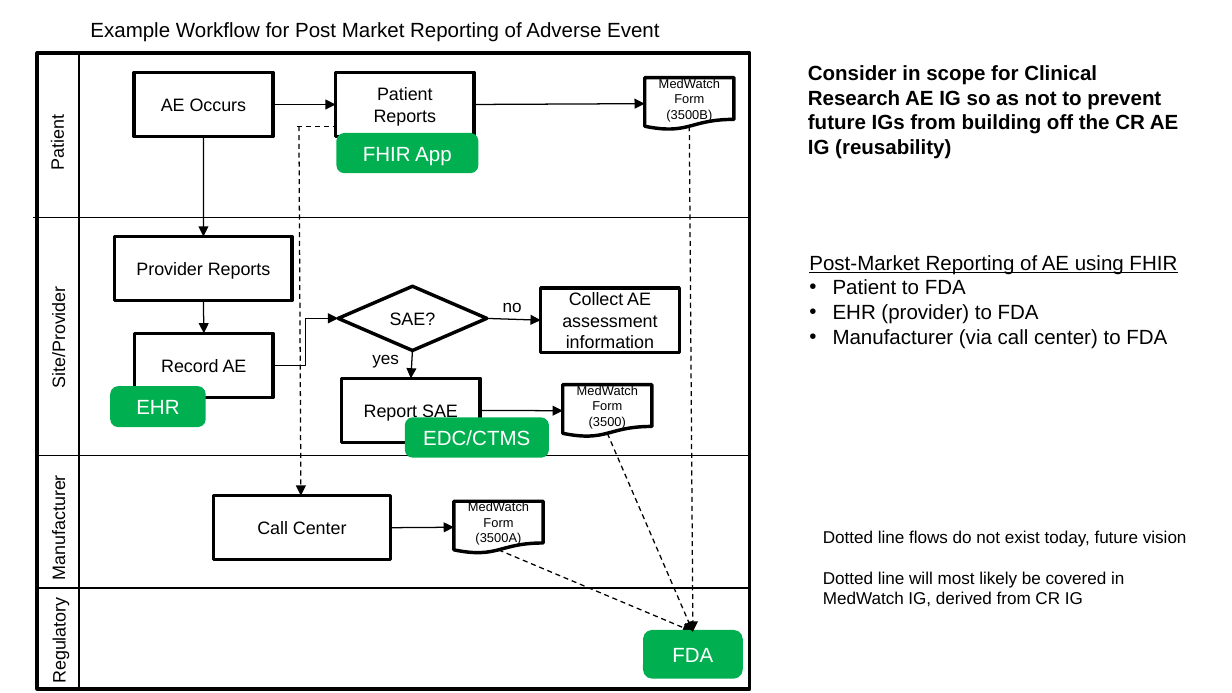
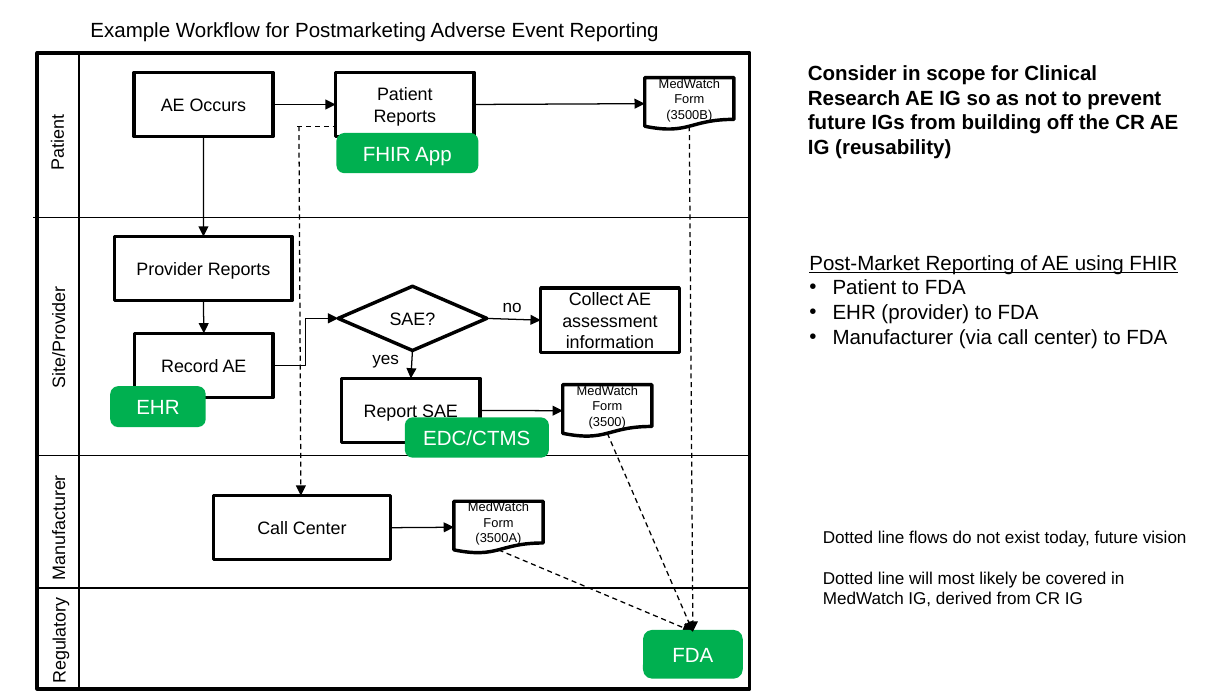
Before and after one commit to HL7/fhir-ae-research-ig, a slide deck: slide 2 of input/images-source/AE CR example workflows_v2.pptx. Drawn at 1232x693 pixels with LibreOffice and Linux fonts; fonts in the diff are those of the drawing. Boxes give left, top, right and bottom in pixels: in the first picture for what was removed or moved away, otherwise in the second. Text is boxed around its words. In the diff, an @@ line names an element or a change of style, - is before the commit and + after.

```diff
--- a/input/images-source/AE CR example workflows_v2.pptx
+++ b/input/images-source/AE CR example workflows_v2.pptx
@@ text at [90, 22, 659, 42]: text changed @@
-Example Workflow for Post Market Reporting of Adverse Event
+Example Workflow for Postmarketing Adverse Event Reporting
```
Also in this commit, not shown: 7 other files.
